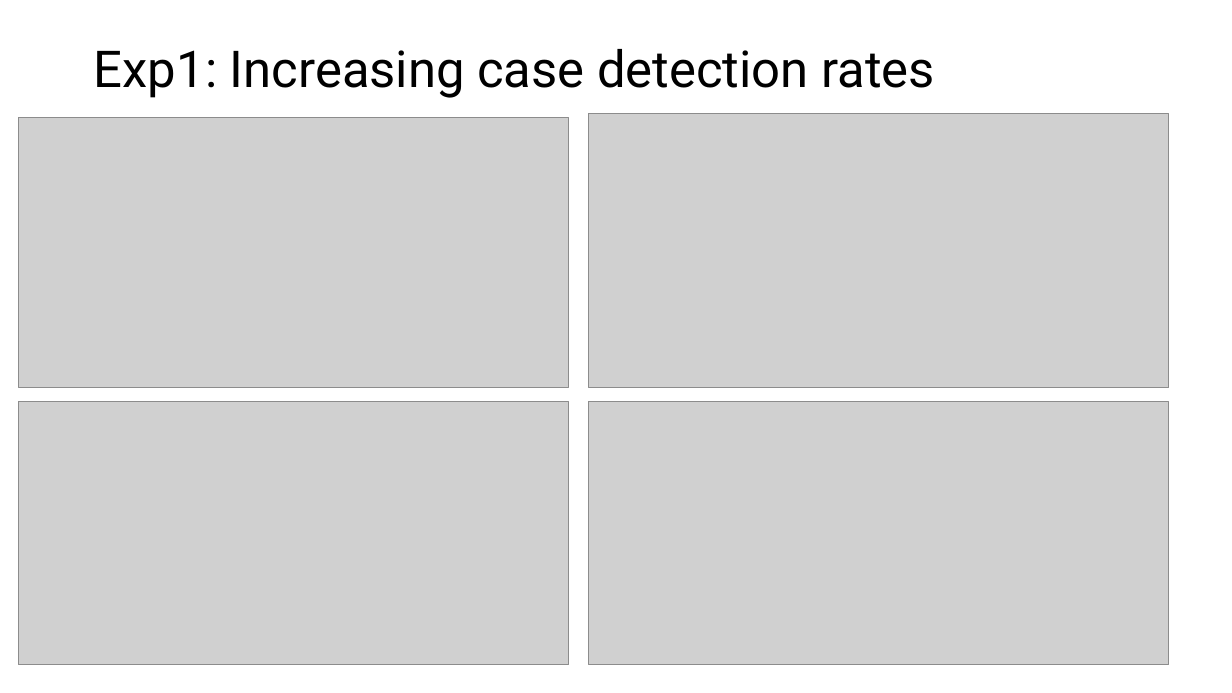
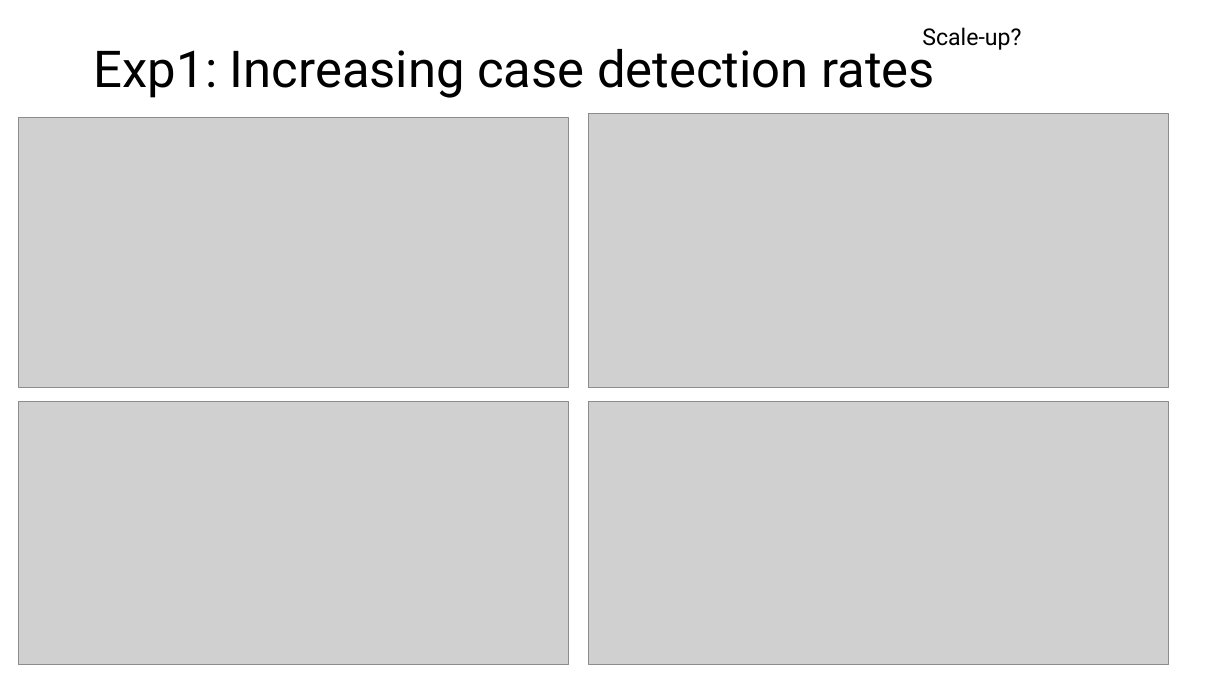
Before and after one commit to adenooy2/MSc-Thesis, a slide deck: slide 13 of documentation/interim/Transmission Model Baseline.pptx. Drawn at 1232x693 pixels with LibreOffice and Linux fonts; fonts in the diff are those of the drawing; grey boxes stand for pictures. Boxes give left, top, right and bottom in pixels: in the first picture for what was removed or moved away, otherwise in the second. Text is boxed around its words. In the diff, an @@ line names an element or a change of style, - is before the commit and + after.

```diff
--- a/documentation/interim/Transmission Model Baseline.pptx
+++ b/documentation/interim/Transmission Model Baseline.pptx
@@ text added at (x1=922, y1=27, x2=1021, y2=50), 18 pt, text #000000 @@
+Scale-up?
```
Also in this commit, not shown: 5 other files.
